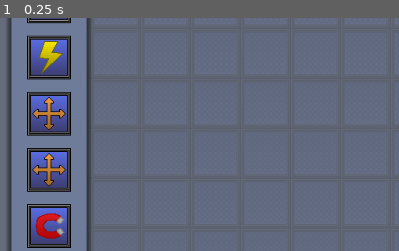
Above: before the commit, frame 1.
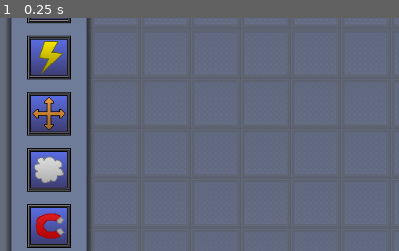
Above: after the commit, the same moment.

Repository: Haydoggo/BlockGame
Game: Godot game, scene res://Scenes/Game.tscn
Same seed, same stepped clock (60 frames per second), same inputs: the game is played once before the commit and once after it. The engine's default icon, where the game draws it, is replaced by a stand-in: a white triangle on a blue panel in a dark square.
Inputs:
- Up to frame 1 (0.25 s): no input
The pictures show only the part of the screen within x 0-50%, y 50-100%; the shares and areas given below are measured in that part.

The runs differ from the first frame. In frame 1, 0.7% of the frame differs, in the area x 8-17%, y 57-73%.

Commit message:
Added rotator blocks

Diff:
--- a/Scenes/Block.tscn
+++ b/Scenes/Block.tscn
@@ -5,6 +5,9 @@
 
 [node name="Block" type="Node2D"]
 script = ExtResource( 2 )
+can_move = true
+can_rotate = true
+can_destroy = true
 
 [node name="Sprite" type="Sprite" parent="."]
 texture = ExtResource( 1 )
--- a/Scenes/BlockerBlock.tscn
+++ b/Scenes/BlockerBlock.tscn
@@ -5,6 +5,7 @@
 
 [node name="Node2D" instance=ExtResource( 1 )]
 can_move = false
+can_destroy = true
 type = "Blocker"
 
 [node name="Sprite" parent="." index="0"]
--- a/Scenes/ConveyorBlock.tscn
+++ b/Scenes/ConveyorBlock.tscn
@@ -6,7 +6,7 @@
 
 [node name="PusherBlock" instance=ExtResource( 1 )]
 script = ExtResource( 2 )
-type = "Block"
+type = "Conveyor"
 
 [node name="Sprite" parent="." index="0"]
 flip_v = true
--- a/Scenes/MagnetBlock.tscn
+++ b/Scenes/MagnetBlock.tscn
@@ -4,11 +4,11 @@
 [ext_resource path="res://Sprites/Block.png" type="Texture" id=2]
 [ext_resource path="res://Sprites/Magnet.png" type="Texture" id=3]
 [ext_resource path="res://Sprites/Indicator.png" type="Texture" id=4]
-[ext_resource path="res://Scenes/MagnetBlock.gd" type="Script" id=5]
+[ext_resource path="res://Scripts/MagnetBlock.gd" type="Script" id=5]
 
 [node name="MagnetBlock" instance=ExtResource( 1 )]
 script = ExtResource( 5 )
-type = "Block"
+type = "Magnet"
 
 [node name="Sprite" parent="." index="0"]
 texture = ExtResource( 2 )
--- a/Scenes/PowerBlock.tscn
+++ b/Scenes/PowerBlock.tscn
@@ -4,6 +4,7 @@
 [ext_resource path="res://Sprites/PowerBlock.png" type="Texture" id=2]
 
 [node name="PowerBlock" instance=ExtResource( 1 )]
+can_destroy = true
 conducting = true
 type = "Power"
 
--- a/Scenes/PusherBlock.tscn
+++ b/Scenes/PusherBlock.tscn
@@ -38,8 +38,8 @@
 
 [node name="PusherBlock" instance=ExtResource( 2 )]
 script = ExtResource( 1 )
-can_rotate = true
 can_activate = true
+can_destroy = true
 type = "Pusher"
 
 [node name="Sprite" parent="." index="0"]
--- /dev/null
+++ b/Scenes/RotatorBlock.tscn
@@ -0,0 +1,8 @@
+[gd_scene load_steps=3 format=2]
+
+[ext_resource path="res://Scenes/PusherBlock.tscn" type="PackedScene" id=1]
+[ext_resource path="res://Scripts/RotatorBlock.gd" type="Script" id=2]
+
+[node name="RotatorBlock" instance=ExtResource( 1 )]
+script = ExtResource( 2 )
+type = "Block"
--- a/Scenes/SliderBlock.tscn
+++ b/Scenes/SliderBlock.tscn
@@ -5,6 +5,10 @@
 
 [node name="SliderBlock" type="Node2D"]
 script = ExtResource( 2 )
+can_move = true
+can_rotate = true
+can_activate = true
+can_destroy = true
 
 [node name="Sprite" type="Sprite" parent="."]
 texture = ExtResource( 1 )
--- a/Scripts/Block.gd
+++ b/Scripts/Block.gd
@@ -11,11 +11,11 @@
 onready var blocks_node = get_parent()
 onready var builder_node = blocks_node.get_parent()
 onready var blocks = builder_node.blocks
-export var can_move = true
-export var can_rotate = false
-export var can_activate = false
-export var can_destroy = true
-export var conducting = false
+export var can_move : bool
+export var can_rotate : bool
+export var can_activate : bool
+export var can_destroy : bool
+export var conducting : bool
 export var type = "Block"
 
 var frozen = false
--- a/Scripts/Globals.gd
+++ b/Scripts/Globals.gd
@@ -10,6 +10,7 @@
 var bolter_block_res = 		preload("res://Scenes/BolterBlock.tscn")
 var conveyor_block_res = 	preload("res://Scenes/ConveyorBlock.tscn")
 var magnet_block_res = 		preload("res://Scenes/MagnetBlock.tscn")
+var rotator_block_res = 		preload("res://Scenes/RotatorBlock.tscn")
 
 var goal_res = preload("res://Scenes/Goal.tscn")
 
@@ -26,5 +27,6 @@
 							"Piston":	{"res": piston_res,			"tex": piston_tex_res,"name":"Piston"},
 							"Power":	{"res": power_block_res, 	"tex": power_tex_res,	"name":"Power"},
 							"Bolter":	{"res": bolter_block_res,	"tex": piston_tex_res,		"name":"Bolter"},
-							"Conveyor":	{"res": conveyor_block_res,	"tex": piston_tex_res,		"name":"Conveyor"},
-							"Magnet":	{"res": magnet_block_res,	"tex": magnet_tex_res,		"name":"Magnet"}}
+							"Conveyor":	{"res": conveyor_block_res,	"tex": pusher_tex_res,		"name":"Conveyor"},
+							"Magnet":	{"res": magnet_block_res,	"tex": magnet_tex_res,		"name":"Magnet"},
+							"Rotator":	{"res": rotator_block_res,	"tex": piston_tex_res,		"name":"Rotator"}}
--- a/Scripts/PusherBlock.gd
+++ b/Scripts/PusherBlock.gd
@@ -1,5 +1,5 @@
 extends "res://Scripts/Block.gd"
-onready var direction := Vector2.RIGHT setget set_dir
+onready var direction := Vector2.RIGHT
 onready var power = false setget set_power
 
 func emit_steam():
@@ -12,7 +12,7 @@
 		var rot = PI/2
 		if event.is_action_pressed("rotate_block_CCW"):
 			rot *= -1
-		self.direction = self.direction.rotated(rot)
+		set_dir(direction.rotated(rot))
 
 func set_dir(new_dir: Vector2):
 	if not can_rotate:
--- /dev/null
+++ b/Scripts/RotatorBlock.gd
@@ -0,0 +1,27 @@
+extends "res://Scripts/PusherBlock.gd"
+
+func set_power(powered):
+	var was_powered = power
+	power = powered
+	if powered and not was_powered:
+		emit_steam()
+		var target_block : Block = blocks.get(old_location+direction)
+		if target_block == null:
+			return
+		var connected_blocks = target_block.get_all_connected()
+		var can_rotate = true
+		for block in connected_blocks:
+			block = block as Block
+			var new_location = ((block.location - target_block.location).rotated(PI/2)
+					 + target_block.location).round()
+			var block_at_target = blocks.get(new_location)
+			if block_at_target != null and block_at_target != block:
+				can_rotate = false
+				break
+		if can_rotate:
+			for block in connected_blocks:
+				block = block as Block
+				var new_location = ((block.location - target_block.location).rotated(PI/2)
+						 + target_block.location).round()
+				block.location = new_location
+			update_blocks()
Not shown: 2 places in Scenes/Game.tscn that only renumber resources
Renamed: Scenes/MagnetBlock.gd -> Scripts/MagnetBlock.gd
